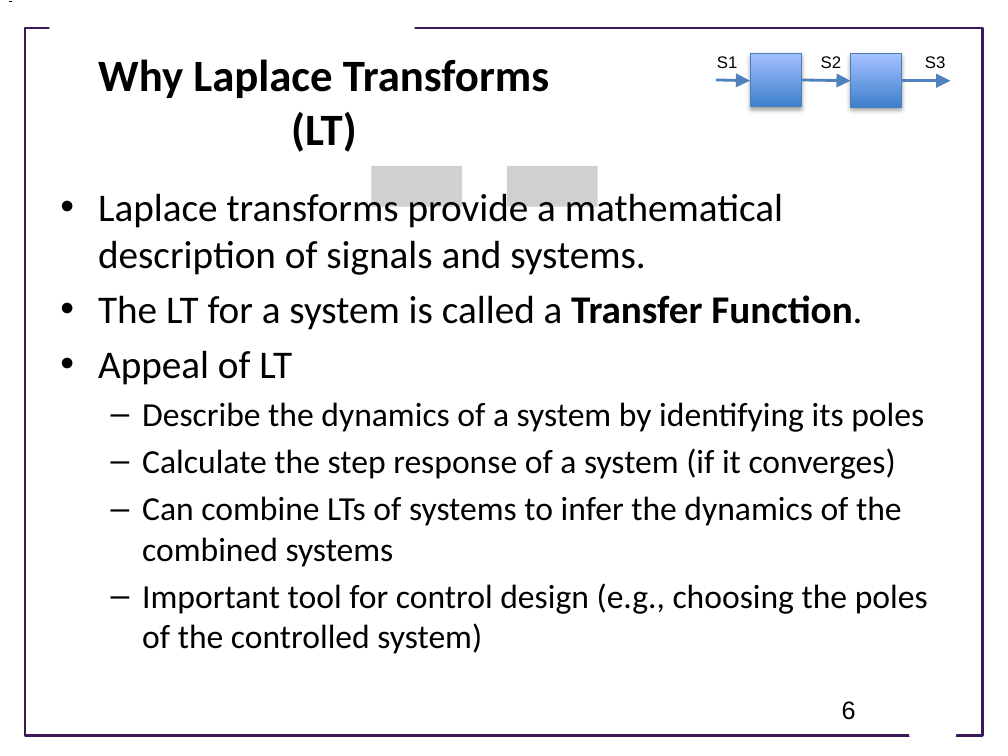
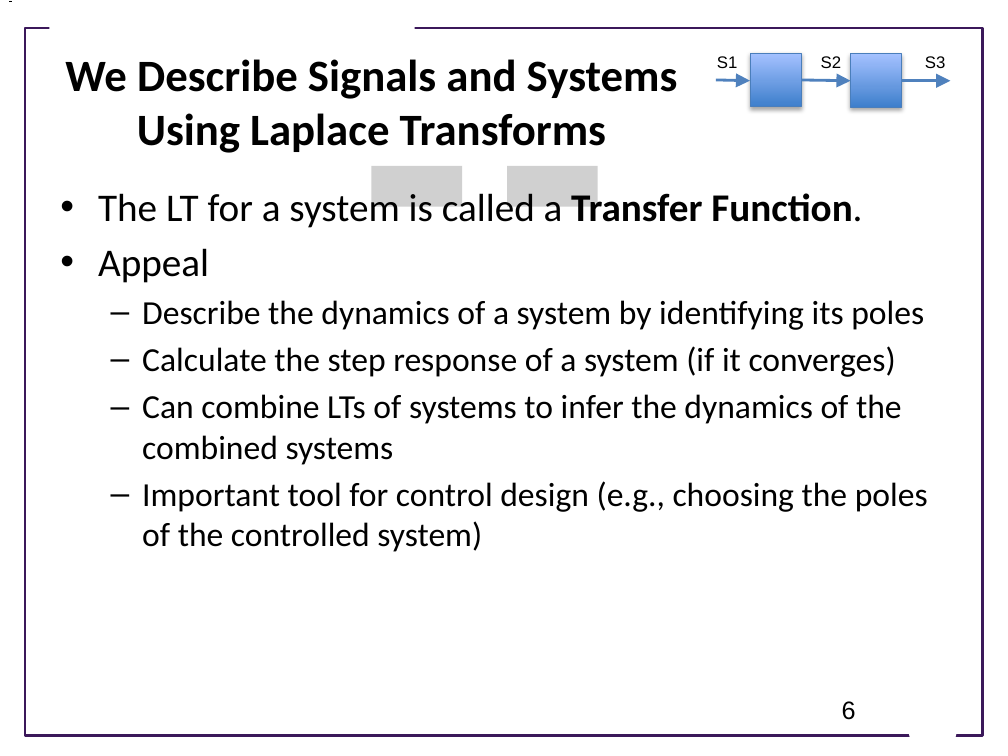
Before and after one commit to joseph-hellerstein/advanced-controls-lectures, a slide deck: slide 6 of Lecture_7-Laplace-Transforms/Laplace-Transforms.pptx. Drawn at 1008x756 pixels with LibreOffice and Linux fonts; fonts in the diff are those of the drawing; grey boxes stand for pictures; background and template pictures are left out. Boxes give left, top, right and bottom in pixels: in the first picture for what was removed or moved away, otherwise in the second. Text is boxed around its words. In the diff, an @@ line names an element or a change of style, - is before the commit and + after.

```diff
--- a/Lecture_7-Laplace-Transforms/Laplace-Transforms.pptx
+++ b/Lecture_7-Laplace-Transforms/Laplace-Transforms.pptx
@@ title at bbox=[65, 59, 678, 153]: text changed @@
-Why Laplace Transforms (LT)
+We Describe Signals and Systems Using Laplace Transforms
@@ text at bbox=[98, 188, 783, 275]: paragraph removed @@
-• Laplace transforms provide a mathematical description of signals and systems.
@@ text at bbox=[98, 248, 209, 283]: text changed @@
-• Appeal of LT
+• Appeal
```
Also in this commit, not shown: 8 other slides changed, 3 slides added, 1 slide removed.
